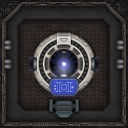
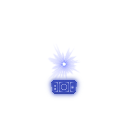
Comparing the layer stacks of the two w=128, h=128 images. Changes:
hid "Ebene 13" over [0, 0, 128, 23]
moved "Ebene 26" into group "doodads" over [47, 43, 81, 81]
hid group "Base" (8 layers) over [0, 0, 128, 128]
